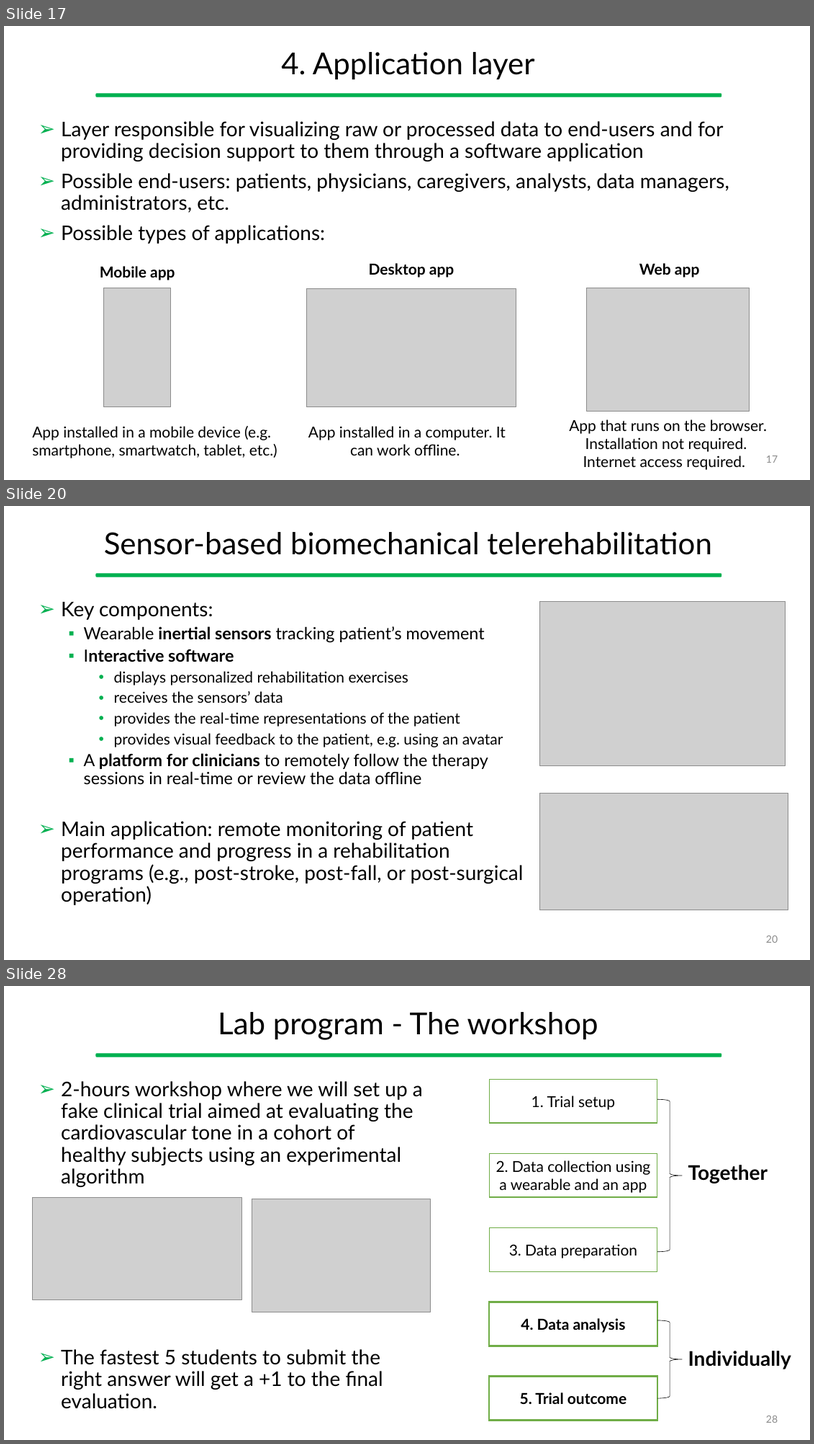
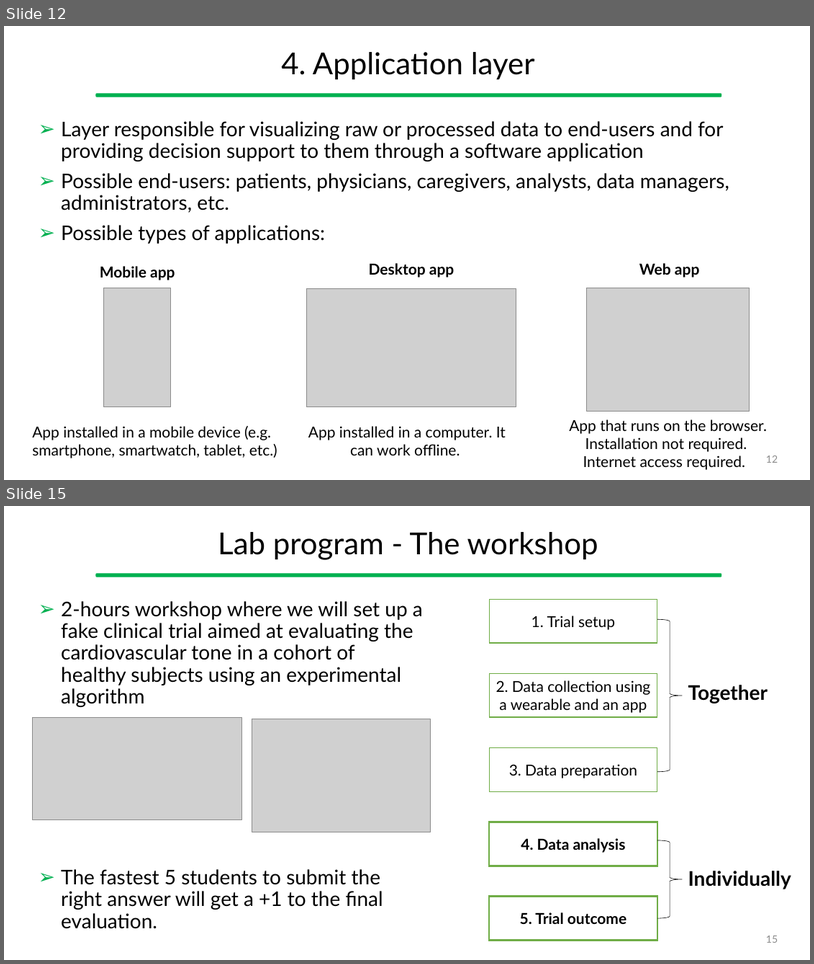
Before and after one commit to gcappon/bwthw, a slide deck: theory_01-course_introduction/theory_1-course_introduction.pptx. Shown one above the other, each under a label of ours: slides 17, 20 and 28 before the commit, slides 12 and 15 after it; the slides between them are not shown. The pictures are 814x1444 and 814x964 pixels, drawn with LibreOffice and Linux fonts; fonts in the diff are those of the drawing; grey boxes stand for pictures. Boxes give left, top, right and bottom in pixels: in the first picture for what was removed or moved away, otherwise in the second. Text is boxed around its words. In the diff, an @@ line names an element or a change of style, - is before the commit and + after.

```diff
--- a/theory_01-course_introduction/theory_1-course_introduction.pptx
+++ b/theory_01-course_introduction/theory_1-course_introduction.pptx
@@ slide 20 removed at [4, 506, 810, 960], background #FFFFFF; not listed: 1 template element that a slide beside it also shows @@
@@ title removed at [104, 532, 712, 555] @@
-Sensor-based biomechanical telerehabilitation
@@ text removed at [61, 602, 524, 905] @@
-➢ Key components:
-  ▪ Wearable inertial sensors tracking patient’s movement
-  ▪ Interactive software
-    • displays personalized rehabilitation exercises
-    • receives the sensors’ data
-    • provides the real-time representations of the patient
-    • provides visual feedback to the patient, e.g. using an avatar
-  ▪ A platform for clinicians to remotely follow the therapy sessions in real-time or review the data offline
-➢ Main application: remote monitoring of patient performance and progress in a rehabilitation programs (e.g., post-stroke, post-fall, or post-surgical operation)
@@ picture removed at [540, 601, 786, 765] @@
@@ picture removed at [540, 793, 789, 909] @@
@@ page number removed at [766, 935, 778, 942] @@
-20
@@ what was slide 17 is now slide 12 @@
@@ page number at [766, 455, 778, 462]: text changed @@
-17
+12
@@ what was slide 28 is now slide 15 @@
@@ page number at [766, 935, 778, 942]: text changed @@
-28
+15
```
Also in this commit, not shown: 5 slides changed, 13 other slides removed, 13 other files.
